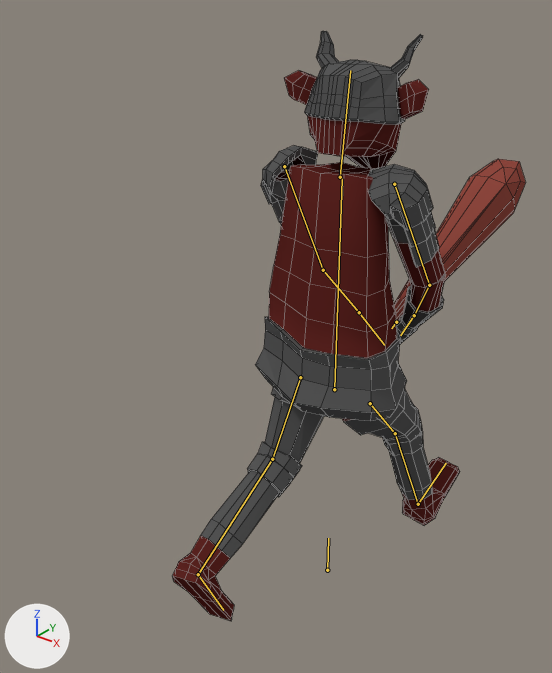
The Blender file GitVersion/Assets/Characters/Old Blender (Don't touch)/Low poly trol.blend as it was, and as the next commit left it.
Before and after are seen from a 50 mm camera at (8.05, -12.01, 4.3) aimed at (-1.11, -0.56, -2.8). The lights are fixed; the arrows at lower left show +X, +Y and +Z. Both versions are drawn at frame 80 of the action 'ArmatureAction'; the numbers are the values there. The bones that bend it are drawn over the model as lines. Mesh edges are drawn as thin lines.

Objects in the first picture: 'Cube.001', 'Cup'.
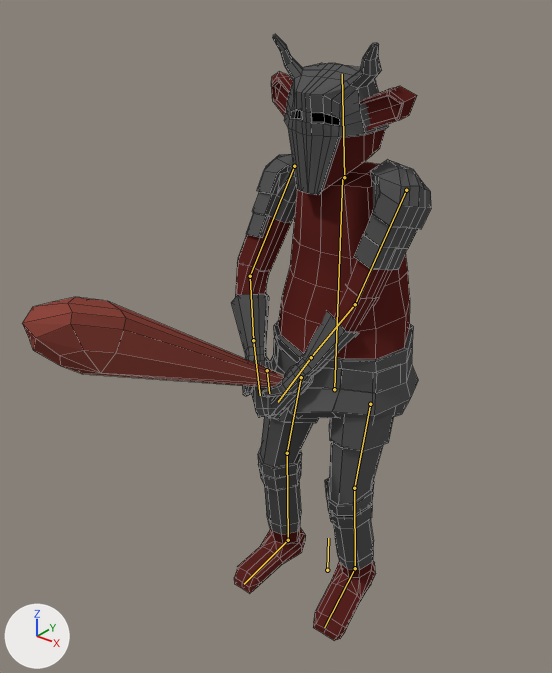
Pixel boxes (x1, y1, x2, y2) of what changed, in the pictures (552 x 673 px):
'Cube.001', posed (30% narrower)
    before: (173, 31, 460, 621)
    after: (231, 34, 431, 641)
'Cup', posed
    before: (394, 159, 526, 324)
    after: (22, 297, 285, 387)
bone 'Bone.010', root to tip
    before: (300, 377) to (272, 459)
    after: (370, 404) to (354, 488)
bone 'Bone.013', root to tip
    before: (370, 403) to (395, 433)
    after: (301, 377) to (287, 453)

The change in detail:
Bone 'Bone.002' (bone_bone_002) turns from (0, 0, 0) to (0, -180, 0) degrees about its own x, y and z.
Bone 'Bone.010' (bone_bone_010) turns from (30, 2, 13) to (-14, -10, 15) degrees about its own x, y and z.
Bone 'Bone.013' (bone_bone_013) turns from (-42, -2, -9) to (-11, 6, -7) degrees about its own x, y and z.
